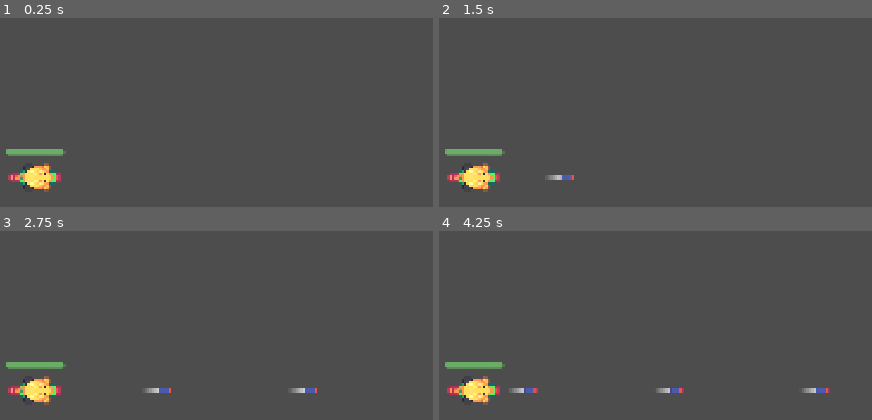
Above: before the commit, frames 1-4 (two rows, left to right).
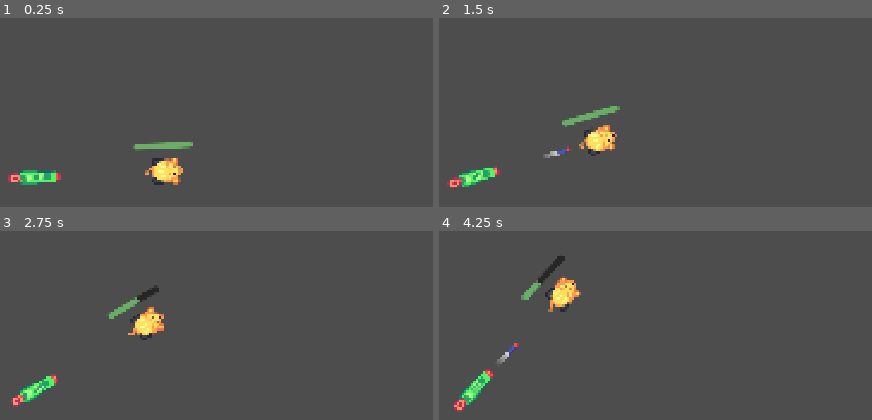
Above: after the commit, the same moments.

Repository: LanceLiang2011/M11.tower-defense_workbook
Game: Godot game, scene res://turrets/weapons/simple_cannon.tscn
Same seed, same stepped clock (60 frames per second), same inputs: the game is played once before the commit and once after it.
Inputs (mouse positions are in pixels of both pictures, inside the frame that each line leads up to):
- Up to frame 1 (0.25 s): no input
- Up to frame 2 (1.5 s): tap Enter at 0.5 s; move the mouse to (646, 154) at 0.52 s; tap Z at 0.6, 1.35 s; click (646, 154) at 0.67 s; tap Space at 0.77 s; move the mouse to (outside the picture) at 1.27 s; click (outside the picture) at 1.42 s
- Up to frame 3 (2.75 s): tap Space at 1.52 s; move the mouse to (112, 291) at 2.02 s; tap Z at 2.1 s; click (112, 291) at 2.17 s
- Up to frame 4 (4.25 s): move the mouse to (outside the picture) at 2.77 s; tap Z at 2.85, 3.6 s; click (outside the picture) at 2.92 s; tap Space at 3.02, 3.77 s; move the mouse to (outside the picture) at 3.52 s; click (outside the picture) at 3.67 s

The runs differ from the first frame. In frame 1, 2.7% of the frame differs, in the area x 1-45%, y 65-93%; in frame 2, 3.3%; in frame 3, 3.4%; in frame 4, 3.9%, in the area x 1-91%, y 13-96%.

Commit message:
Refactor SimpleRocket to ensure signals are connected in _ready and improve organization

Diff:
--- a/turrets/weapons/projectiles/simple_rocket.gd
+++ b/turrets/weapons/projectiles/simple_rocket.gd
@@ -10,6 +10,10 @@
 	z_as_relative = false # Ensure the rocket won't always render on top of it's parent
 
 
+func _ready() -> void:
+	connect_signals()
+
+
 func _physics_process(delta: float) -> void:
 	var distance_to_move: float = speed * delta
 	_traveled_distance += distance_to_move
@@ -19,6 +23,10 @@
 	check_distance()
 
 
+func connect_signals() -> void:
+	area_entered.connect(_on_area_entered)
+
+
 func check_distance() -> void:
 	if _traveled_distance >= max_distance:
 		explode()
@@ -26,3 +34,12 @@
 
 func explode() -> void:
 	queue_free() # Remove the rocket from the scene for now TODO: add explosion effect
+
+
+func _on_area_entered(other: Area2D) -> void:
+	if other is Mob:
+		var mob: Mob = other as Mob
+
+		mob.take_damage(20) # TODO: Remove magic number, use a variable for damage
+
+		explode()
--- a/turrets/weapons/simple_cannon.tscn
+++ b/turrets/weapons/simple_cannon.tscn
@@ -9,6 +9,7 @@
 script = ExtResource("2_5dibf")
 
 [node name="Mob" parent="." instance=ExtResource("3_igcxb")]
+position = Vector2(310, -1)
 
 [node name="Camera2D" type="Camera2D" parent="."]
 
